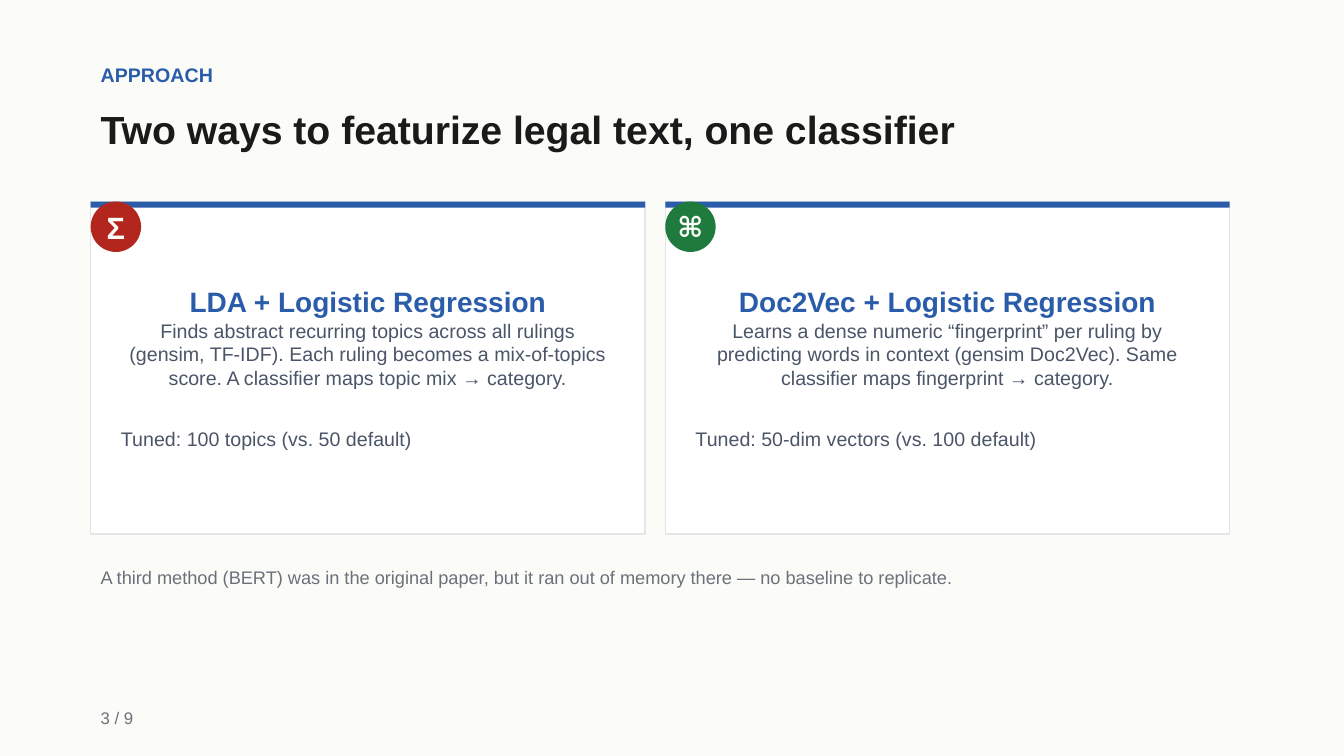
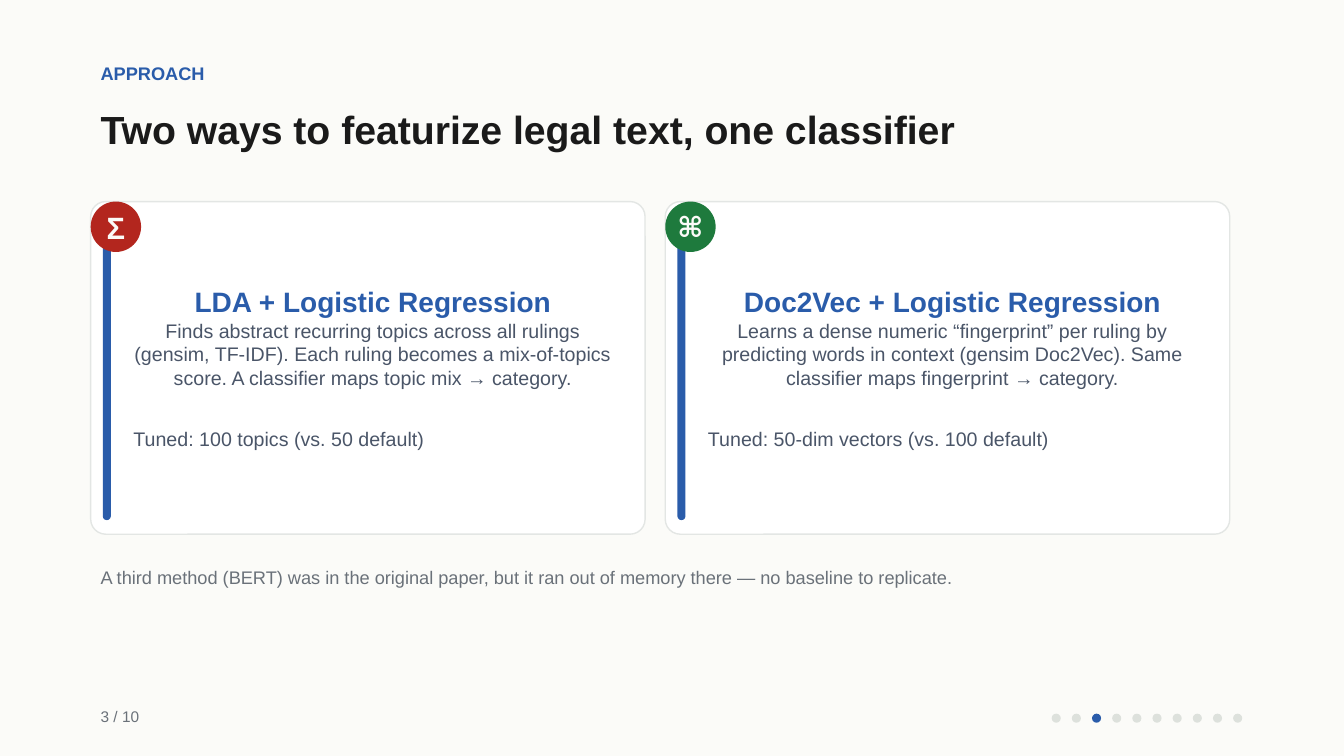
Before and after one commit to amogh-herle/ML-MINI-PROJECT, a slide deck: slide 4 of report/slides.pptx. Drawn at 1344x756 pixels with LibreOffice and Linux fonts; fonts in the diff are those of the drawing. Boxes give left, top, right and bottom in pixels: in the first picture for what was removed or moved away, otherwise in the second. Text is boxed around its words. In the diff, an @@ line names an element or a change of style, - is before the commit and + after.

Commit message:
Redesign slide deck: rounded cards, page-dot nav, new Phase 4 slide
Design overhaul (10 content slides -> 10, now 11 total w/ new Phase 4):
- Cards switched from flat rectangles to rounded rectangles with a left
  accent pill instead of a top strip -- softer, more modern look
- Replaced plain 'N / 9' footer text with a page-dot progress indicator
  (small dot row, current page filled in accent color) on every slide
- Centralized layout constants (MARGIN, TITLE_TOP, EYEBROW_TOP) so every
  slide's title/eyebrow sits at the exact same position -- was drifting
  slide to slide before

New content (from the merged Phase 4 PR):
- results/figures/phase4_tuning_gains.png: grouped bar, before/after
  macro-F1 for the 5 biggest Phase 4 gains
- new slide 'Phase 4 -- Deeper Tuning': table + chart, headlined by
  Gaussian NB's var_smoothing fix (macro-F1 0.137 -> 0.294 on LDA/issue_area,
  more than doubled)
- Conclusions updated with a Phase 4 bullet, BERT limitation restored
  (was dropped by mistake in the previous version)

Caught and fixed during review: text overflow behind the Phase 4 table,
duplicate/ambiguous row labels (two different tasks both showing as
'GaussianNB / lda'), and a footer/GitHub-link text collision on the last
slide -- all verified fixed via rendered PDF before committing.

```diff
--- a/report/slides.pptx
+++ b/report/slides.pptx
@@ text "APPROACH" at (x1=101, y1=67, x2=205, y2=80): size 14 to 13 pt @@
@@ rounded rectangle "LDA + Logistic Regression" at (x1=91, y1=202, x2=645, y2=534): rectangle to rounded rectangle @@
@@ rectangle removed at (x1=91, y1=202, x2=645, y2=208) @@
@@ rounded rectangle "Doc2Vec + Logistic Regression" at (x1=665, y1=202, x2=1230, y2=534): rectangle to rounded rectangle @@
@@ rectangle removed at (x1=665, y1=202, x2=1230, y2=208) @@
@@ rounded rectangle added at (x1=103, y1=216, x2=111, y2=520), fill #2A5CAA @@
@@ rounded rectangle added at (x1=678, y1=216, x2=686, y2=520), fill #2A5CAA @@
@@ text at (x1=101, y1=711, x2=139, y2=722): text changed; size 12 to 11 pt @@
-3 / 9
+3 / 10
@@ ellipse added at (x1=1052, y1=714, x2=1061, y2=723), fill #DDE1DC @@
@@ ellipse added at (x1=1072, y1=714, x2=1081, y2=723), fill #DDE1DC @@
@@ ellipse added at (x1=1092, y1=714, x2=1101, y2=723), fill #2A5CAA @@
@@ ellipse added at (x1=1112, y1=714, x2=1121, y2=723), fill #DDE1DC @@
@@ ellipse added at (x1=1132, y1=714, x2=1141, y2=723), fill #DDE1DC @@
@@ ellipse added at (x1=1152, y1=714, x2=1162, y2=723), fill #DDE1DC @@
@@ ellipse added at (x1=1173, y1=714, x2=1182, y2=723), fill #DDE1DC @@
@@ ellipse added at (x1=1193, y1=714, x2=1202, y2=723), fill #DDE1DC @@
@@ ellipse added at (x1=1213, y1=714, x2=1222, y2=723), fill #DDE1DC @@
@@ ellipse added at (x1=1233, y1=714, x2=1242, y2=723), fill #DDE1DC @@
```
Also in this commit, not shown: 9 other slides changed, 1 slide added, 3 other files.
